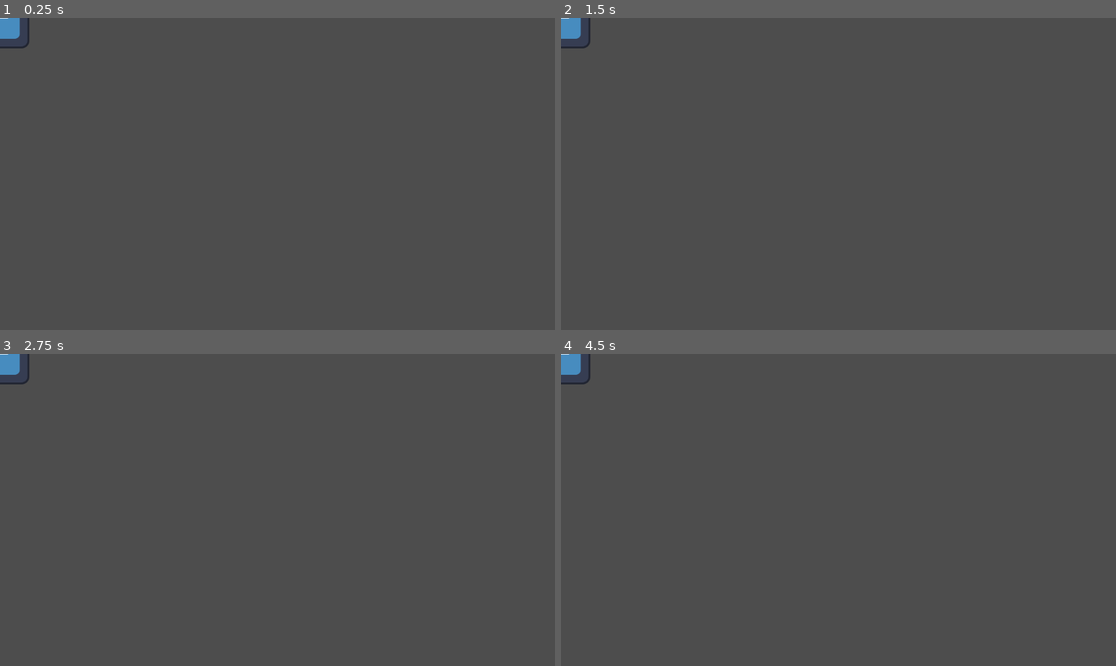
Above: before the commit, frames 1-4 (two rows, left to right).
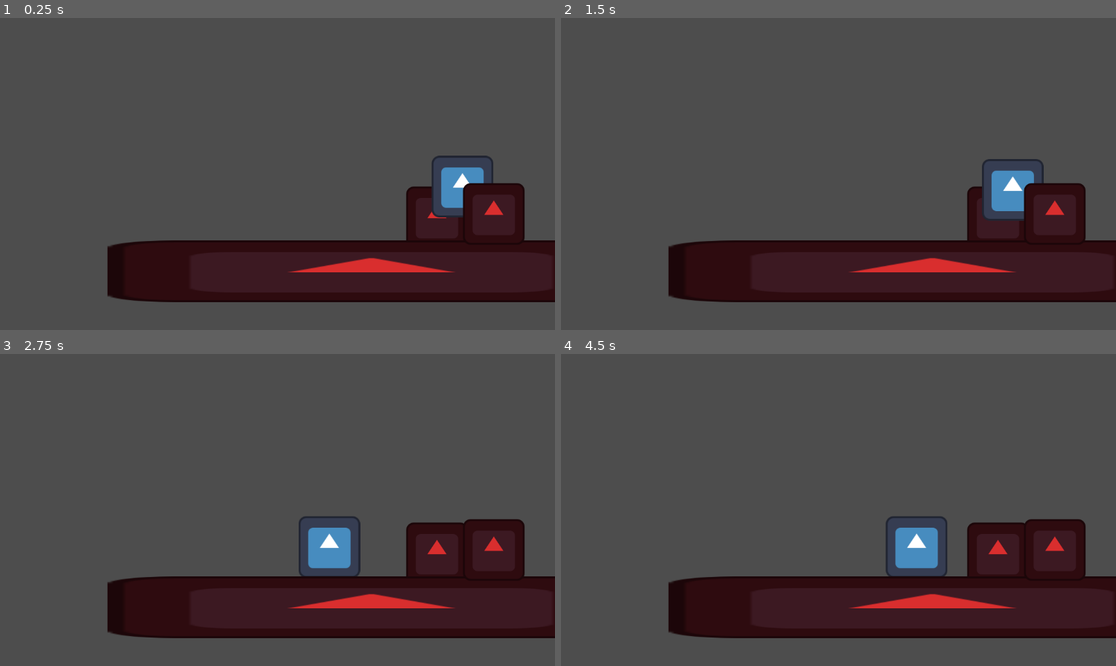
Above: after the commit, the same moments.

Repository: TatusFilipek/GodotTryEndError
Game: Godot game, scene res://scenes/main.tscn
Two runs of this game, one before a commit and one after it. Both use one fixed random seed, a clock stepped at 60 frames per second and the inputs below. Before the commit the project has no main scene; this scene is started directly in both runs. The engine's default icon, where the game draws it, is replaced by a stand-in: a white triangle on a blue panel in a dark square.
Inputs:
- Up to frame 1 (0.25 s): no input
- Up to frame 2 (1.5 s): tap Enter at 0.5 s; hold W (moveUp, bound only after the commit) 0.53-1.28 s; hold D (moveRight, bound only after the commit) from 0.53 s (still down); tap Space at 1.25 s; tap W (moveUp, bound only after the commit) at 1.35 s
- Up to frame 3 (2.75 s): tap W (moveUp, bound only after the commit) at 1.52, 1.82 s; tap Enter at 2 s; release D (moveRight, bound only after the commit) at 2.03 s; hold A (moveLeft, bound only after the commit) from 2.03 s (still down); hold W (moveUp, bound only after the commit) from 2.03 s (still down)
- Up to frame 4 (4.5 s): release A (moveLeft, bound only after the commit) at 2.78 s; release W (moveUp, bound only after the commit) at 2.78 s; hold D (moveRight, bound only after the commit) 2.78-4.28 s; tap W (moveUp, bound only after the commit) at 2.85, 3.02, 3.32, 4.35 s; hold W (moveUp, bound only after the commit) 3.53-4.28 s; tap Space at 4.25 s; hold A (moveLeft, bound only after the commit) from 4.28 s (still down)

The runs differ from the first frame. In frame 1, 20% of the frame differs, in the area x 0-100%, y 0-92%; in frame 2, 20%; in frame 3, 21%; in frame 4, 21%.

Commit message:
Dodanie gracza i spowodowanie by mogl interaktowac ze swiatem

Diff:
--- a/project.godot
+++ b/project.godot
@@ -11,8 +11,32 @@
 [application]
 
 config/name="GodotCrashCourse"
+run/main_scene="uid://cmkl2p3yvnbk0"
 config/features=PackedStringArray("4.6", "GL Compatibility")
 config/icon="res://icon.svg"
+
+[input]
+
+moveLeft={
+"deadzone": 0.2,
+"events": [Object(InputEventKey,"resource_local_to_scene":false,"resource_name":"","device":0,"window_id":0,"alt_pressed":false,"shift_pressed":false,"ctrl_pressed":false,"meta_pressed":false,"pressed":false,"keycode":0,"physical_keycode":65,"key_label":0,"unicode":0,"location":0,"echo":false,"script":null)
+]
+}
+moveRight={
+"deadzone": 0.2,
+"events": [Object(InputEventKey,"resource_local_to_scene":false,"resource_name":"","device":0,"window_id":0,"alt_pressed":false,"shift_pressed":false,"ctrl_pressed":false,"meta_pressed":false,"pressed":false,"keycode":0,"physical_keycode":68,"key_label":0,"unicode":0,"location":0,"echo":false,"script":null)
+]
+}
+moveDown={
+"deadzone": 0.2,
+"events": [Object(InputEventKey,"resource_local_to_scene":false,"resource_name":"","device":0,"window_id":0,"alt_pressed":false,"shift_pressed":false,"ctrl_pressed":false,"meta_pressed":false,"pressed":false,"keycode":0,"physical_keycode":83,"key_label":0,"unicode":0,"location":0,"echo":false,"script":null)
+]
+}
+moveUp={
+"deadzone": 0.2,
+"events": [Object(InputEventKey,"resource_local_to_scene":false,"resource_name":"","device":-1,"window_id":0,"alt_pressed":false,"shift_pressed":false,"ctrl_pressed":false,"meta_pressed":false,"pressed":false,"keycode":0,"physical_keycode":87,"key_label":0,"unicode":119,"location":0,"echo":false,"script":null)
+]
+}
 
 [physics]
 
--- a/scenes/main.tscn
+++ b/scenes/main.tscn
@@ -1,9 +1,21 @@
-[gd_scene format=3 uid="uid://d3bkluscfcnna"]
+[gd_scene format=3 uid="uid://cmkl2p3yvnbk0"]
 
-[ext_resource type="Texture2D" uid="uid://dytlkv4xxcs83" path="res://icon.svg" id="1_o5qli"]
+[ext_resource type="PackedScene" uid="uid://d3bkluscfcnna" path="res://scenes/player.tscn" id="1_vhmy2"]
+[ext_resource type="PackedScene" uid="uid://7o8txxcywc1w" path="res://scenes/obstacle.tscn" id="2_0wfyh"]
+[ext_resource type="PackedScene" uid="uid://dg5shw0sgd3tw" path="res://scenes/obstacle_not_full.tscn" id="3_sugp2"]
 
-[node name="CharacterBody2D" type="CharacterBody2D" unique_id=97587854]
+[node name="Main" type="Node2D" unique_id=2109837604]
 
-[node name="Icon" type="Sprite2D" parent="." unique_id=407703351]
-position = Vector2(-3, -1)
-texture = ExtResource("1_o5qli")
+[node name="player" parent="." unique_id=97587854 instance=ExtResource("1_vhmy2")]
+position = Vector2(963, 231)
+
+[node name="Obstacle" parent="." unique_id=721769094 instance=ExtResource("2_0wfyh")]
+position = Vector2(771, 526)
+scale = Vector2(8.559999, 1)
+
+[node name="ObstacleNotFull" parent="." unique_id=767406574 instance=ExtResource("3_sugp2")]
+z_index = -1
+position = Vector2(907, 414)
+
+[node name="ObstacleNotFull2" parent="." unique_id=705936925 instance=ExtResource("3_sugp2")]
+position = Vector2(1025, 407)
--- /dev/null
+++ b/scenes/obstacle.tscn
@@ -0,0 +1,16 @@
+[gd_scene format=3 uid="uid://7o8txxcywc1w"]
+
+[ext_resource type="Texture2D" uid="uid://dytlkv4xxcs83" path="res://icon.svg" id="1_7ukg5"]
+
+[sub_resource type="RectangleShape2D" id="RectangleShape2D_drdry"]
+size = Vector2(117, 120)
+
+[node name="Obstacle" type="StaticBody2D" unique_id=721769094]
+
+[node name="Icon" type="Sprite2D" parent="." unique_id=1098446623]
+modulate = Color(0.8509804, 0.18039216, 0.18039216, 1)
+texture = ExtResource("1_7ukg5")
+
+[node name="CollisionShape2D" type="CollisionShape2D" parent="." unique_id=757225993]
+position = Vector2(-0.5, 0)
+shape = SubResource("RectangleShape2D_drdry")
--- /dev/null
+++ b/scenes/obstacle_not_full.tscn
@@ -0,0 +1,16 @@
+[gd_scene format=3 uid="uid://dg5shw0sgd3tw"]
+
+[ext_resource type="Texture2D" uid="uid://dytlkv4xxcs83" path="res://icon.svg" id="1_0n1qm"]
+
+[sub_resource type="RectangleShape2D" id="RectangleShape2D_drdry"]
+size = Vector2(117, 52)
+
+[node name="Obstacle" type="StaticBody2D" unique_id=721769094]
+
+[node name="Icon" type="Sprite2D" parent="." unique_id=1098446623]
+modulate = Color(0.8509804, 0.18039216, 0.18039216, 1)
+texture = ExtResource("1_0n1qm")
+
+[node name="CollisionShape2D" type="CollisionShape2D" parent="." unique_id=757225993]
+position = Vector2(-0.5, 34)
+shape = SubResource("RectangleShape2D_drdry")
--- /dev/null
+++ b/scenes/player.tscn
@@ -0,0 +1,19 @@
+[gd_scene format=3 uid="uid://d3bkluscfcnna"]
+
+[ext_resource type="Script" uid="uid://bwen4ffa1rb2w" path="res://scripts/player.gd" id="1_0wfyh"]
+[ext_resource type="Texture2D" uid="uid://dytlkv4xxcs83" path="res://icon.svg" id="1_o5qli"]
+
+[sub_resource type="CapsuleShape2D" id="CapsuleShape2D_sugp2"]
+radius = 64.0
+height = 128.0
+
+[node name="Player" type="CharacterBody2D" unique_id=97587854]
+script = ExtResource("1_0wfyh")
+
+[node name="sprite" type="Sprite2D" parent="." unique_id=407703351]
+position = Vector2(-3, -1)
+texture = ExtResource("1_o5qli")
+
+[node name="collider" type="CollisionShape2D" parent="." unique_id=1589755770]
+position = Vector2(-4, 0)
+shape = SubResource("CapsuleShape2D_sugp2")
--- /dev/null
+++ b/scripts/player.gd
@@ -0,0 +1,34 @@
+extends CharacterBody2D
+
+const MovementSpeed = 150
+const gravityForce = 9.8
+const weight = 1
+
+const ALLMOVEMENTVARIABLE = 100
+
+var velocitySandBox = Vector2.ZERO
+
+#checking for input
+func _input(event) -> void:
+	if event.is_action_pressed("moveUp"):
+		Jump()
+
+# physics update
+func _physics_process(delta: float) -> void:
+	velocitySandBox.x = MovementDirection() * MovementSpeed
+	if not is_on_floor():
+		velocitySandBox += get_gravity();
+
+	velocity = velocitySandBox * ALLMOVEMENTVARIABLE * delta
+	move_and_slide()
+
+func MovementDirection() -> float:
+	var movementDirection = Input.get_axis("moveLeft", "moveRight")
+	return movementDirection
+
+func Jump() -> void:
+	velocity.y = -500
+
+
+#TODO:
+	#Fix gravity
Not shown, added: resources/aispritesheet.png.import
Not shown, added: scripts/player.gd.uid
